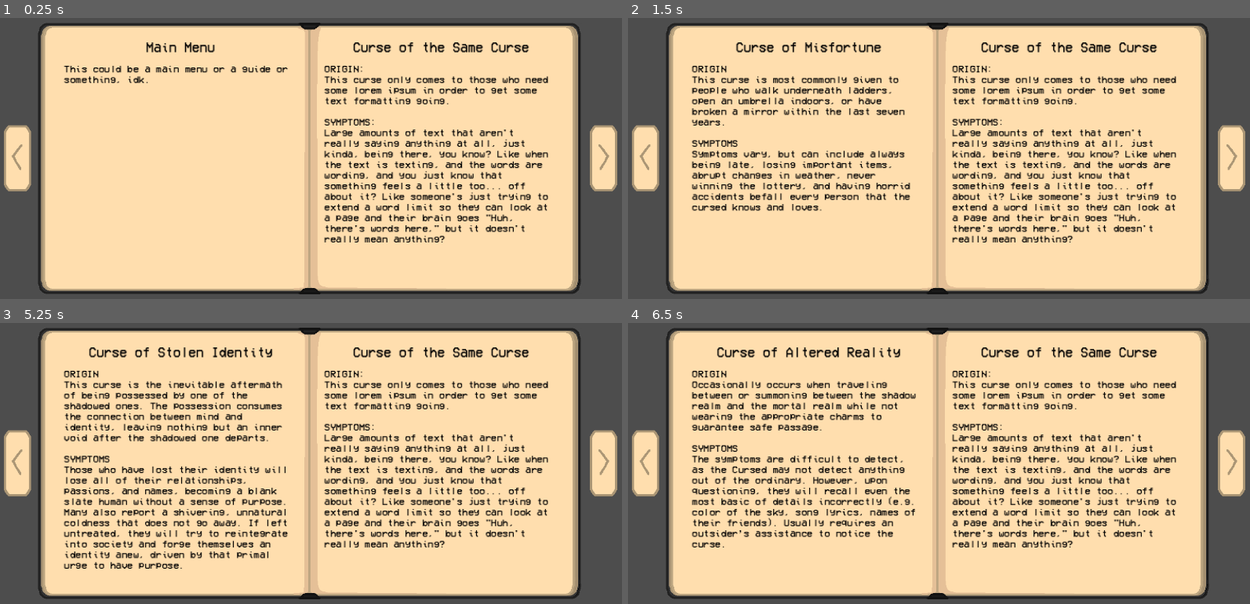
Above: before the commit, frames 1-4 (two rows, left to right).
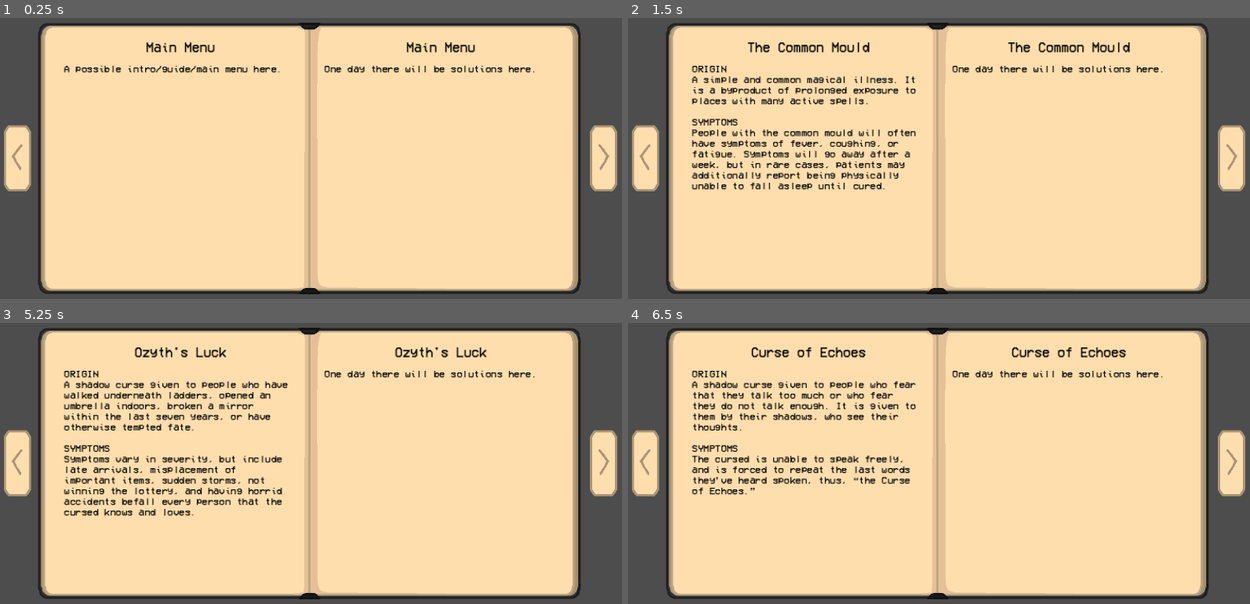
Above: after the commit, the same moments.

Repository: Chasmessian/Shadow-Alchemy
Game: Godot game, scene res://journal.tscn
Same seed, same stepped clock (60 frames per second), same inputs: the game is played once before the commit and once after it. This scene is started directly instead of the project's main scene.
Inputs:
- Up to frame 1 (0.25 s): no input
- Up to frame 2 (1.5 s): click "Left arrow" at 0.5 s; click "Right arrow" at 1.25 s
- Up to frame 3 (5.25 s): click "Left arrow" at 2 s; click "Right arrow" at 2.75 s; click "Left arrow" at 3.5 s; click "Right arrow" at 4.25 s; tap Enter at 5 s
- Up to frame 4 (6.5 s): tap Space at 5.75 s

The runs differ from the first frame. In frame 1, 7.2% of the frame differs, in the area x 10-89%, y 8-80%; in frame 2, 13%; in frame 3, 15%, in the area x 10-89%, y 8-88%; in frame 4, 13%.

Commit message:
Journal UI, updated entries

Diff:
--- a/journal.gd
+++ b/journal.gd
@@ -1,13 +1,18 @@
 extends Node2D
 
-@onready var all_page_titles_left = PackedStringArray(['Main Menu', 'Curse of Misfortune', 'Curse of Stolen Identity', 'Curse of Altered Reality'])
+@onready var all_page_titles_left = PackedStringArray(['Main Menu', 'The Common Mould', "Ozyth's Luck", 'Curse of Echoes', 'Fireflu', 'The Transformed', 'Frozenheart', 'Merlinism', 'Pre-Possession Paranoia', 'Post-Possession Pathos', "Mambella Effect", 'Disease of Devouring', 'Deadvines', 'Lycanthropy', 'Vampirism', 'Zombification'])
 @onready var all_page_content_left = PackedStringArray([])
 @onready var current_title_left = $"JournalContainer/HBoxContainer/Left Page/Title"
 @onready var current_content_left = $"JournalContainer/HBoxContainer/Left Page/Label"
+@onready var all_page_content_right = PackedStringArray([])
+@onready var current_title_right = $"JournalContainer/HBoxContainer/Right Page/Title"
+@onready var current_content_right = $"JournalContainer/HBoxContainer/Right Page/Label"
 @onready var page_number = 0
 
 func _ready():
 	load_pages()
+	load_solutions()
+	get_page(0)
 
 func load_pages():
 	var base_path = "res://Journal Text/"
@@ -25,7 +30,21 @@
 		else:
 			break
 
-	get_page(0)
+func load_solutions():
+	var base_path = "res://Journal Text/"
+	var file_number = 1
+
+	while true:
+		var file_path = base_path + "page_solutions_" + str(file_number) + ".txt"
+		var file = FileAccess.open(file_path, FileAccess.READ)
+
+		if file:
+			var content = file.get_as_text()
+			all_page_content_right.append(content)
+			file.close()
+			file_number += 1
+		else:
+			break
 
 func _on_left_arrow_pressed():
 	print("Journal: Left Arrow")
@@ -43,5 +62,13 @@
 	get_page(page_number)
 
 func get_page(number): # Whenever we need to update the page I guess? Journal should always start at page 0.
-	current_title_left.text = all_page_titles_left[number]
+	var mandela_effect = RandomNumberGenerator.new().randi_range(1,100)
+	print(mandela_effect)
+	if number == 10 and mandela_effect > 90:
+			current_title_left.text = "Mambella's Effect"
+			current_title_right.text = "Mambella's Effect"
+	else:
+		current_title_left.text = all_page_titles_left[number]
+		current_title_right.text = all_page_titles_left[number]
 	current_content_left.text = all_page_content_left[number]
+	current_content_right.text = all_page_content_right[number]
Not shown, changed: Journal Text/page_content_1.txt
Not shown, added: Journal Text/page_content_10.txt
Not shown, added: Journal Text/page_content_11.txt
Not shown, added: Journal Text/page_content_12.txt
Not shown, added: Journal Text/page_content_13.txt
Not shown, added: Journal Text/page_content_14.txt
Not shown, added: Journal Text/page_content_15.txt
Not shown, added: Journal Text/page_content_16.txt
Not shown, changed: Journal Text/page_content_2.txt
Not shown, changed: Journal Text/page_content_3.txt
Not shown, changed: Journal Text/page_content_4.txt
Not shown, added: Journal Text/page_content_5.txt
(and 24 more such lines)
